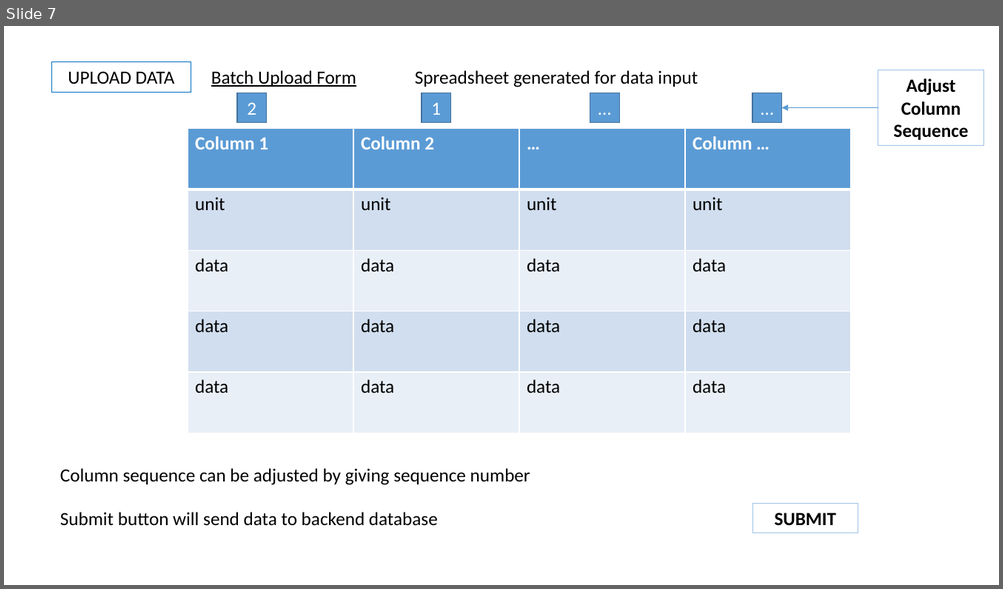
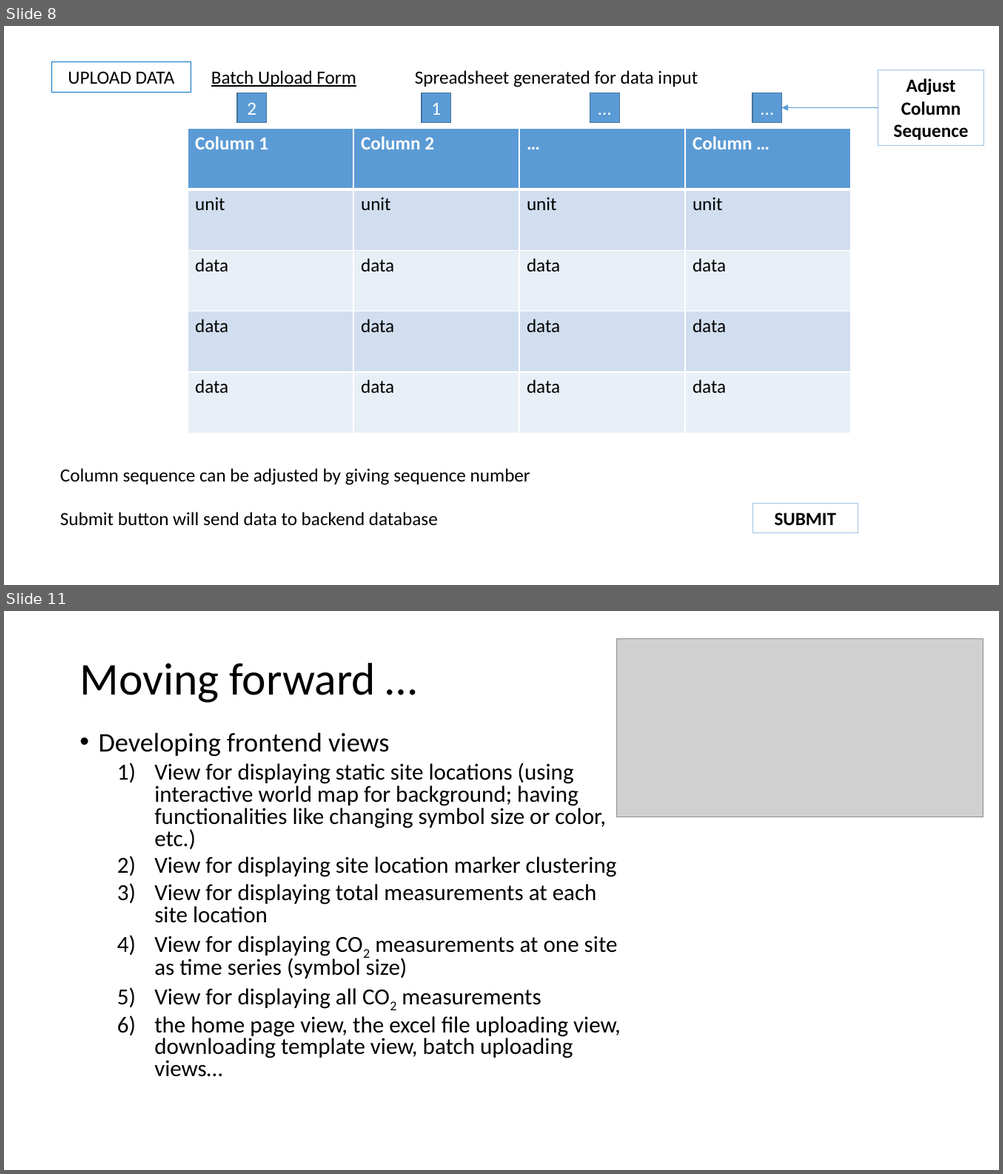
Before and after one commit to geohackweek/ghw2018_web_portal_inlandwater_co2, a slide deck: docs/Web portal.pptx. Shown one above the other, each under a label of ours: slide 7 before the commit, slides 8 and 11 after it; the slides between them are not shown. The pictures are 1003x589 and 1003x1174 pixels, drawn with LibreOffice and Linux fonts; fonts in the diff are those of the drawing; grey boxes stand for pictures. Boxes give left, top, right and bottom in pixels: in the first picture for what was removed or moved away, otherwise in the second. Text is boxed around its words. In the diff, an @@ line names an element or a change of style, - is before the commit and + after.

```diff
--- a/docs/Web portal.pptx
+++ b/docs/Web portal.pptx
@@ slide 11 added at bbox=[4, 611, 999, 1170], background #FFFFFF @@
@@ picture added at bbox=[617, 638, 984, 817] @@
@@ title added at bbox=[79, 663, 375, 703], 44 pt, text #000000 @@
+Moving forward …
@@ text added at bbox=[99, 732, 620, 1077], 22.2 pt, text #000000 @@
+• Developing frontend views
+  1) View for displaying static site locations (using interactive world map for background; having functionalities like changing symbol size or color, etc.)
+  2) View for displaying site location marker clustering
+  3) View for displaying total measurements at each site location
+  4) View for displaying CO2 measurements at one site as time series (symbol size)
+  5) View for displaying all CO2 measurements
+  6) the home page view, the excel file uploading view, downloading template view, batch uploading views…
@@ what was slide 7 is now slide 8 @@
```
Also in this commit, not shown: 7 slides changed, 4 other slides added.
